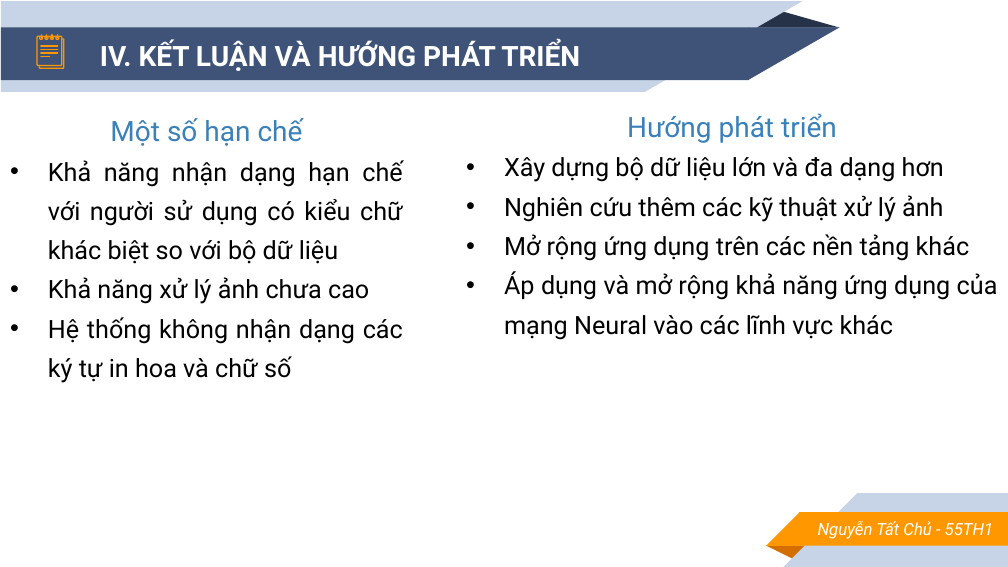
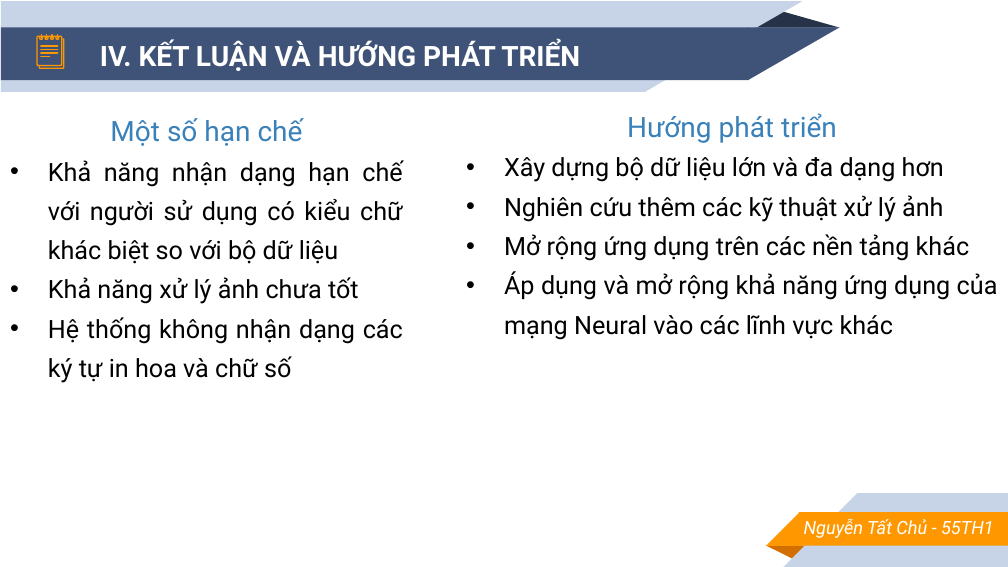
Before and after one commit to TatChu/handwriting-detect-for-learning-english, a slide deck: slide 23 of report/slide.pptx (slide 22 before the commit). Drawn at 1008x567 pixels with LibreOffice and Linux fonts; fonts in the diff are those of the drawing. Boxes give left, top, right and bottom in pixels: in the first picture for what was removed or moved away, otherwise in the second. Text is boxed around its words. In the diff, an @@ line names an element or a change of style, - is before the commit and + after.

```diff
--- a/report/slide.pptx
+++ b/report/slide.pptx
@@ text at (x1=48, y1=277, x2=359, y2=304): text changed @@
-• Khả năng xử lý ảnh chưa cao
+• Khả năng xử lý ảnh chưa tốt
@@ text "Nguyễn Tất Chủ - 55TH1" at (x1=804, y1=519, x2=994, y2=538): size 12 to 13 pt; vertical alignment middle to top @@
```
Also in this commit, not shown: 20 other slides changed, 3 slides added, 3 slides removed, 3 other files.
